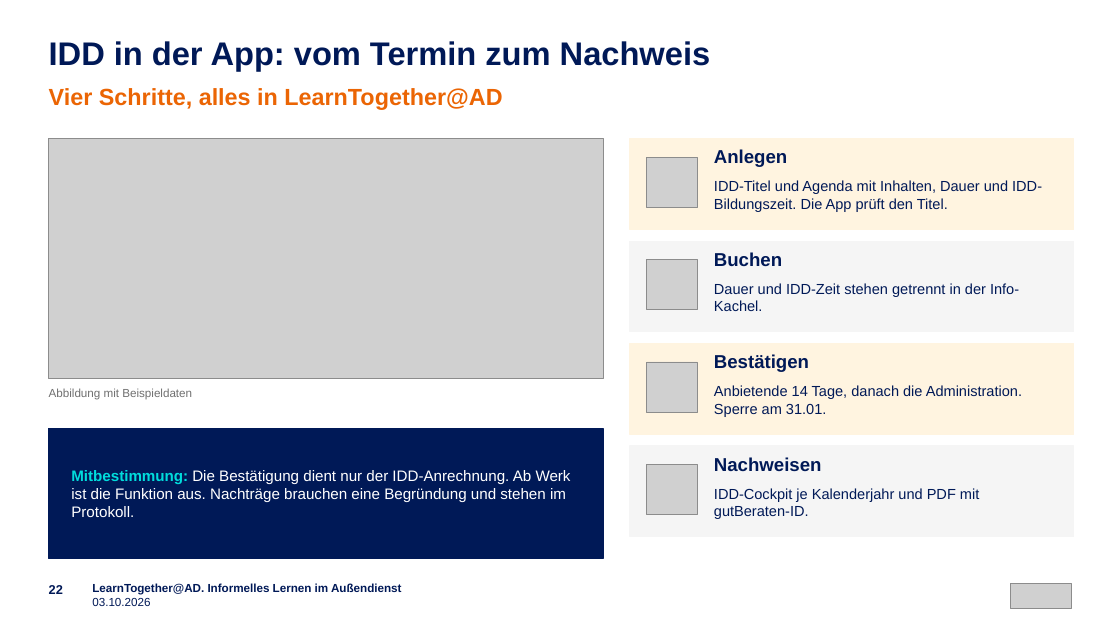
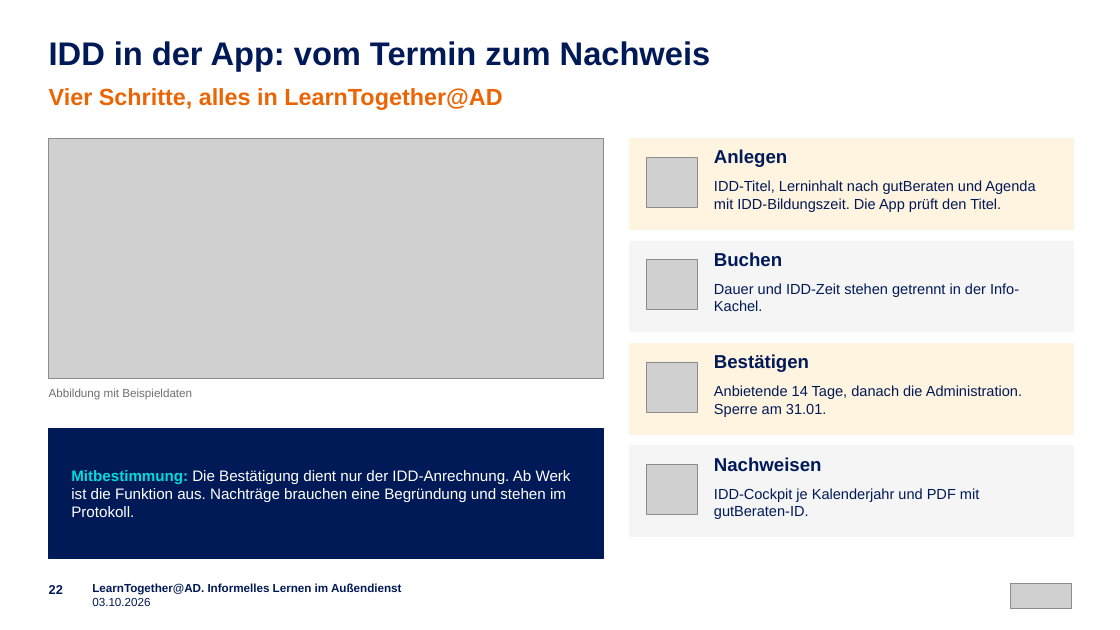
Before and after one commit to emplush/ruv_learntogether, a slide deck: slide 22 of docs/LearnTogether-AD_Praesentation.pptx. Drawn at 1120x630 pixels with LibreOffice and Linux fonts; fonts in the diff are those of the drawing; grey boxes stand for pictures. Boxes give left, top, right and bottom in pixels: in the first picture for what was removed or moved away, otherwise in the second. Text is boxed around its words. In the diff, an @@ line names an element or a change of style, - is before the commit and + after.

```diff
--- a/docs/LearnTogether-AD_Praesentation.pptx
+++ b/docs/LearnTogether-AD_Praesentation.pptx
@@ text at [714, 180, 1035, 212]: text changed @@
-IDD-Titel und Agenda mit Inhalten, Dauer und IDD-Bildungszeit. Die App prüft den Titel.
+IDD-Titel, Lerninhalt nach gutBeraten und Agenda mit IDD-Bildungszeit. Die App prüft den Titel.
```
Also in this commit, not shown: 2 other slides changed, 39 other files.
